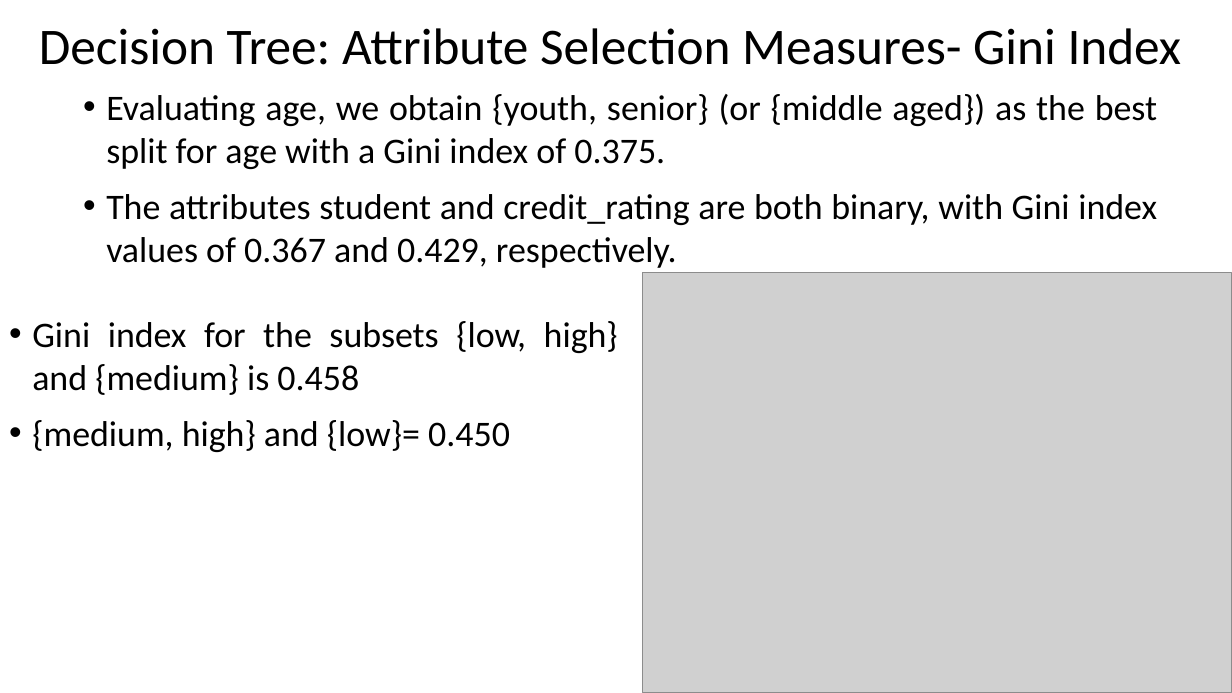
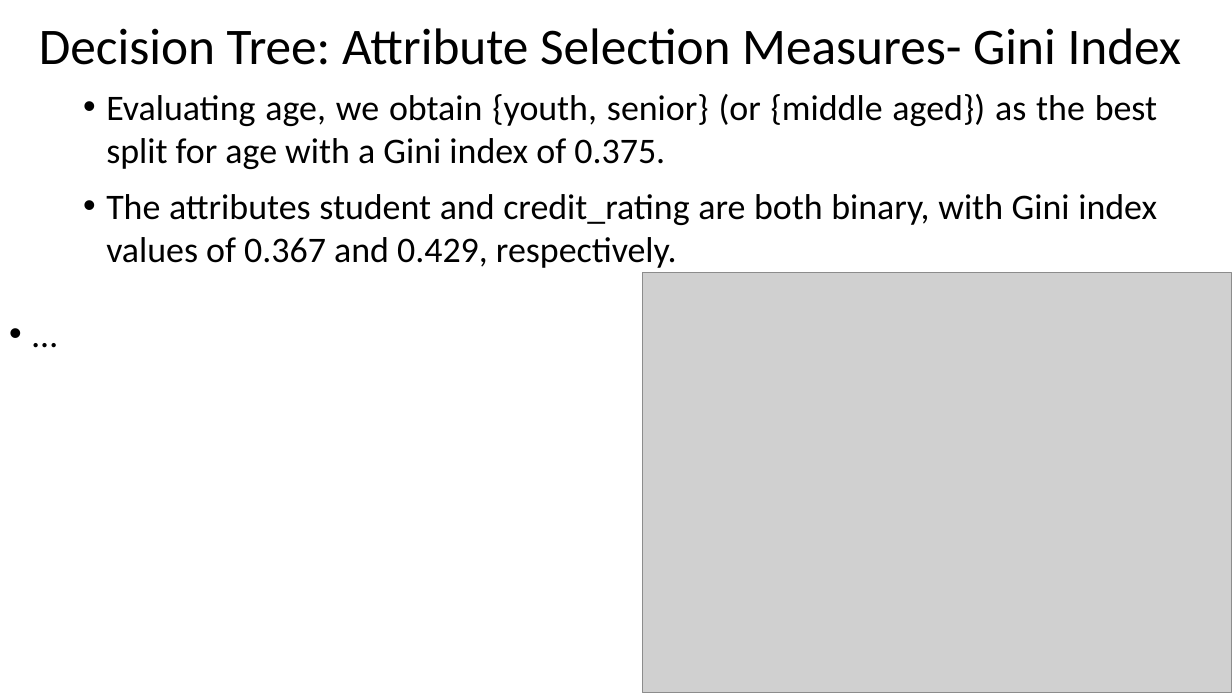
Before and after one commit to Gaurav-88074/MCA, a slide deck: slide 34 of SEM1/DATA MINING/4. Classification.pptx. Drawn at 1232x693 pixels with LibreOffice and Linux fonts; fonts in the diff are those of the drawing; grey boxes stand for pictures. Boxes give left, top, right and bottom in pixels: in the first picture for what was removed or moved away, otherwise in the second. Text is boxed around its words. In the diff, an @@ line names an element or a change of style, - is before the commit and + after.

```diff
--- a/SEM1/DATA MINING/4. Classification.pptx
+++ b/SEM1/DATA MINING/4. Classification.pptx
@@ text at bbox=[32, 321, 618, 452]: text changed @@
-• Gini index for the subsets {low, high} and {medium} is 0.458
-• {medium, high} and {low}= 0.450
+• …
```
Also in this commit, not shown: 6 other slides changed, 35 slides added, 1 slide removed, 18 other files.
